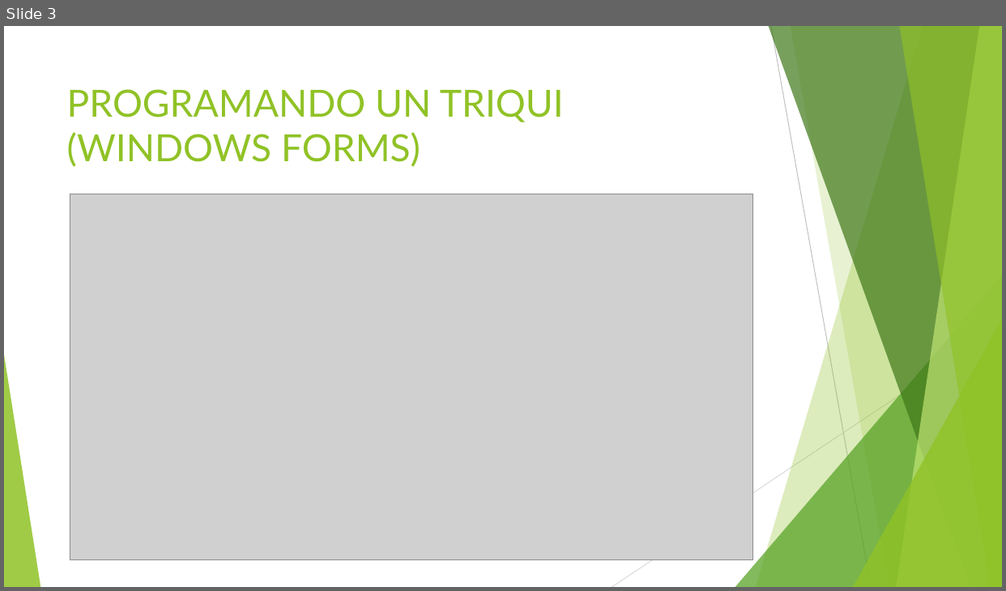
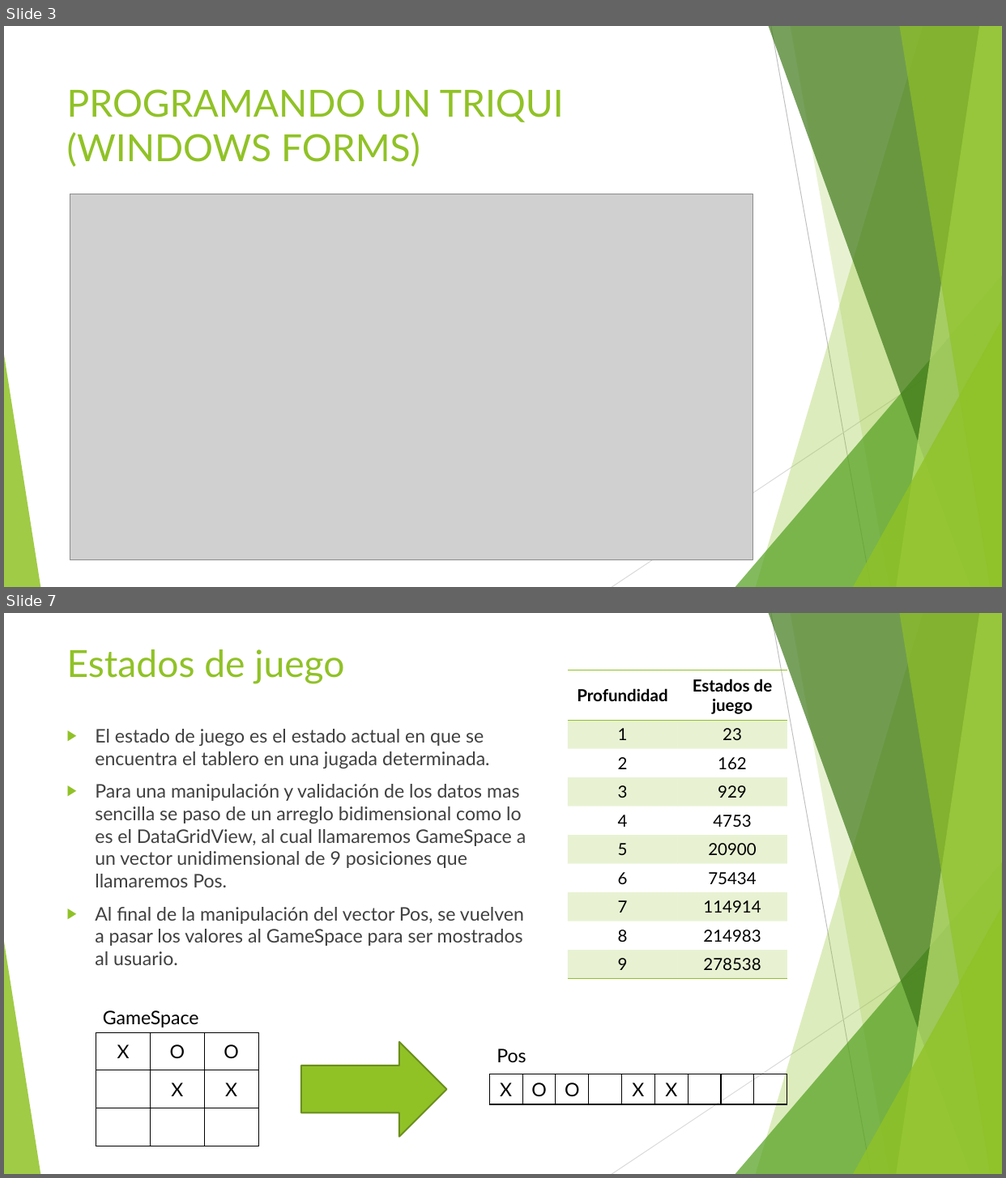
Before and after one commit to Diuke/TicTacToe, a slide deck: Research/Triqui Presentation.pptx. Shown one above the other, each under a label of ours: slide 3 before the commit, slides 3 and 7 after it; the slides between them are not shown. The pictures are 1006x591 and 1006x1178 pixels, drawn with LibreOffice and Linux fonts; fonts in the diff are those of the drawing; grey boxes stand for pictures. Boxes give left, top, right and bottom in pixels: in the first picture for what was removed or moved away, otherwise in the second. Text is boxed around its words. In the diff, an @@ line names an element or a change of style, - is before the commit and + after.

```diff
--- a/Research/Triqui Presentation.pptx
+++ b/Research/Triqui Presentation.pptx
@@ slide 7 added at <box>4,613,1002,1174</box>, background #FFFFFF; not listed: 10 template elements that a slide beside it also shows @@
@@ title added at <box>67,649,344,684</box>, 36 pt, text #90C226 @@
+Estados de juego
@@ table added at <box>568,671,788,979</box>, 10 rows, 2 columns @@
+Profundidad | Estados de juego
+1 | 23
+2 | 162
+3 | 929
+4 | 4753
+5 | 20900
+6 | 75434
+7 | 114914
+8 | 214983
+9 | 278538
@@ text added at <box>95,729,526,965</box>, 18 pt, text #404040 @@
+▶ El estado de juego es el estado actual en que se encuentra el tablero en una jugada determinada.
+▶ Para una manipulación y validación de los datos mas sencilla se paso de un arreglo bidimensional como lo es el DataGridView, al cual llamaremos GameSpace a un vector unidimensional de 9 posiciones que llamaremos Pos.
+▶ Al final de la manipulación del vector Pos, se vuelven a pasar los valores al GameSpace para ser mostrados al usuario.
@@ text added at <box>103,1011,199,1028</box>, 18 pt, text #000000 @@
+GameSpace
@@ table added at <box>96,1033,258,1147</box>, 3 rows, 3 columns @@
+X | O | O
+ | X | X
+ |  | 
@@ right arrow added at <box>301,1042,446,1137</box>, fill #90C226, outline #6B901C 1.5 pt @@
@@ text added at <box>496,1049,526,1063</box>, 18 pt, text #000000 @@
+Pos
@@ table added at <box>490,1074,786,1105</box>, 1 rows, 9 columns @@
+X | O | O |  | X | X |  |  | 
```
Also in this commit, not shown: 1 slide changed, 9 other slides added, 13 other files.
